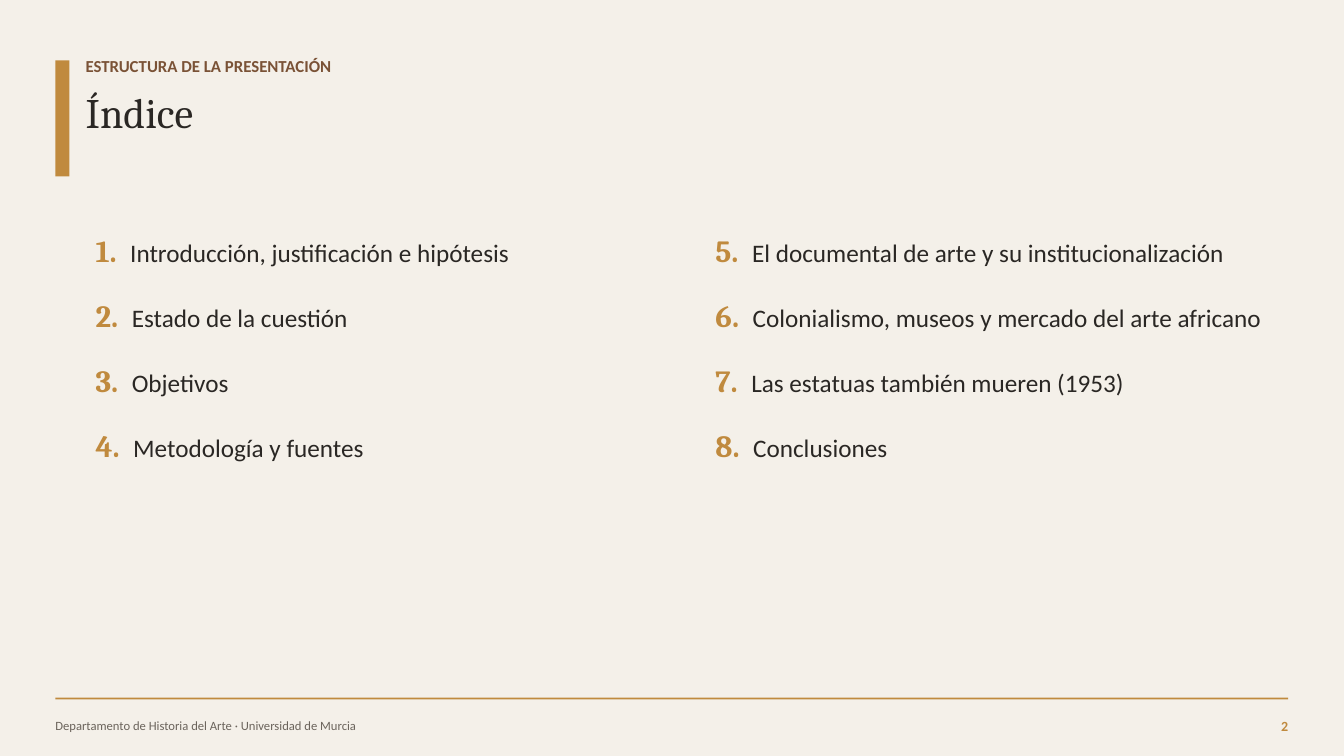
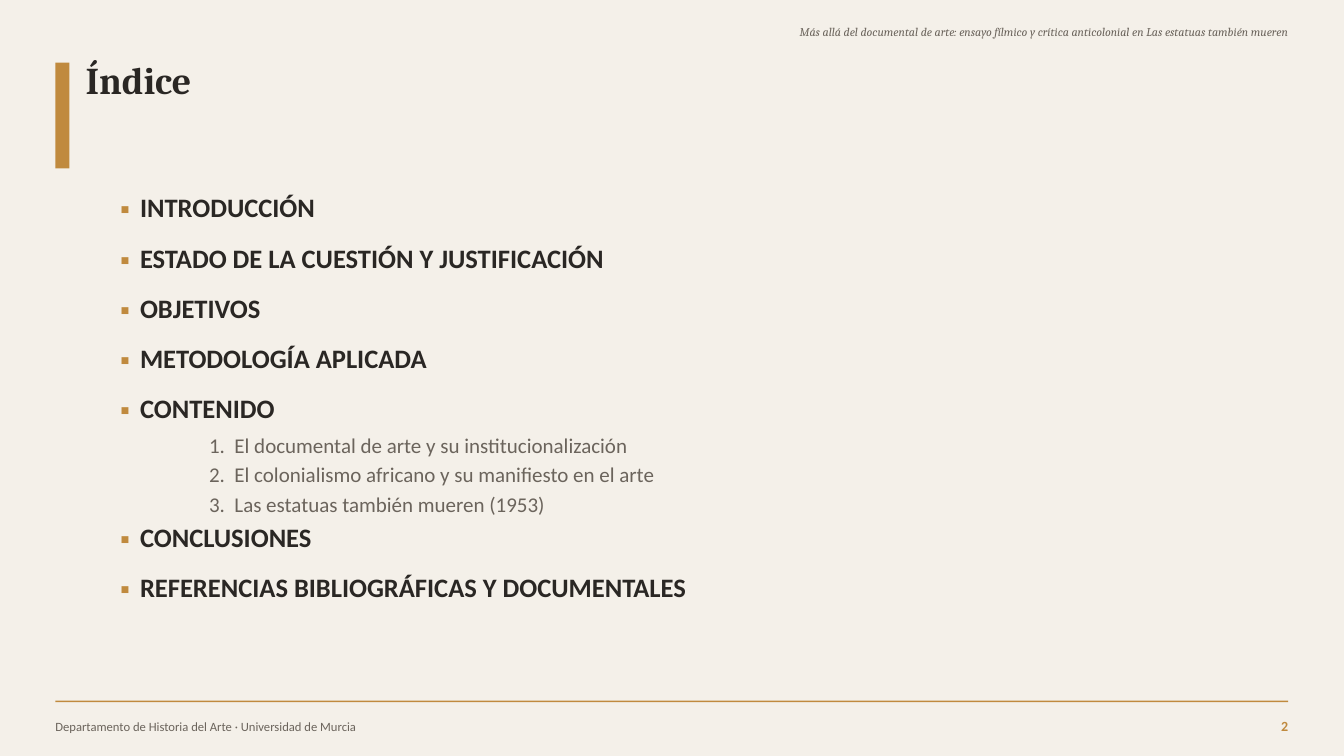
Before and after one commit to facundonicolasvgg/pedritojoseunitfg, a slide deck: slide 2 of Defensa_TFG_Las_estatuas_tambien_mueren.pptx. Drawn at 1344x756 pixels with LibreOffice and Linux fonts; fonts in the diff are those of the drawing. Boxes give left, top, right and bottom in pixels: in the first picture for what was removed or moved away, otherwise in the second. Text is boxed around its words. In the diff, an @@ line names an element or a change of style, - is before the commit and + after.

Commit message:
Reestructura la presentación según el formato de las TFG de referencia (epígrafes canónicos, título corrido, metodología como fuentes)

```diff
--- a/Defensa_TFG_Las_estatuas_tambien_mueren.pptx
+++ b/Defensa_TFG_Las_estatuas_tambien_mueren.pptx
@@ text added at box(800, 28, 1288, 39), 8.5 pt, text #6B645C, italic @@
+Más allá del documental de arte: ensayo fílmico y crítica anticolonial en Las estatuas también mueren
@@ text "Índice": place and size @@
-text "Índice" at box(86, 92, 193, 129)
+text "Índice" at box(86, 60, 192, 95)
@@ text "Índice" at box(86, 60, 192, 95): size 30 to 27 pt, bold on; line spacing 1 to 0.98 @@
@@ text removed at box(86, 58, 331, 72) @@
-ESTRUCTURA DE LA PRESENTACIÓN
@@ rectangle: place and size @@
-rectangle at box(55, 60, 70, 176)
+rectangle at box(55, 63, 70, 168)
@@ text at box(140, 196, 686, 597): text changed; size 18 to 19 pt; bold on @@
-1. Introducción, justificación e hipótesis
-2. Estado de la cuestión
-3. Objetivos
-4. Metodología y fuentes
+▪ INTRODUCCIÓN
+▪ ESTADO DE LA CUESTIÓN Y JUSTIFICACIÓN
+▪ OBJETIVOS
+▪ METODOLOGÍA APLICADA
+▪ CONTENIDO
+  1. El documental de arte y su institucionalización
+  2. El colonialismo africano y su manifiesto en el arte
+  3. Las estatuas también mueren (1953)
+▪ CONCLUSIONES
+▪ REFERENCIAS BIBLIOGRÁFICAS Y DOCUMENTALES
@@ text removed at box(715, 241, 1261, 457) @@
-5. El documental de arte y su institucionalización
-6. Colonialismo, museos y mercado del arte africano
-7. Las estatuas también mueren (1953)
-8. Conclusiones
```
Also in this commit, not shown: 14 other slides changed, 1 other file.
